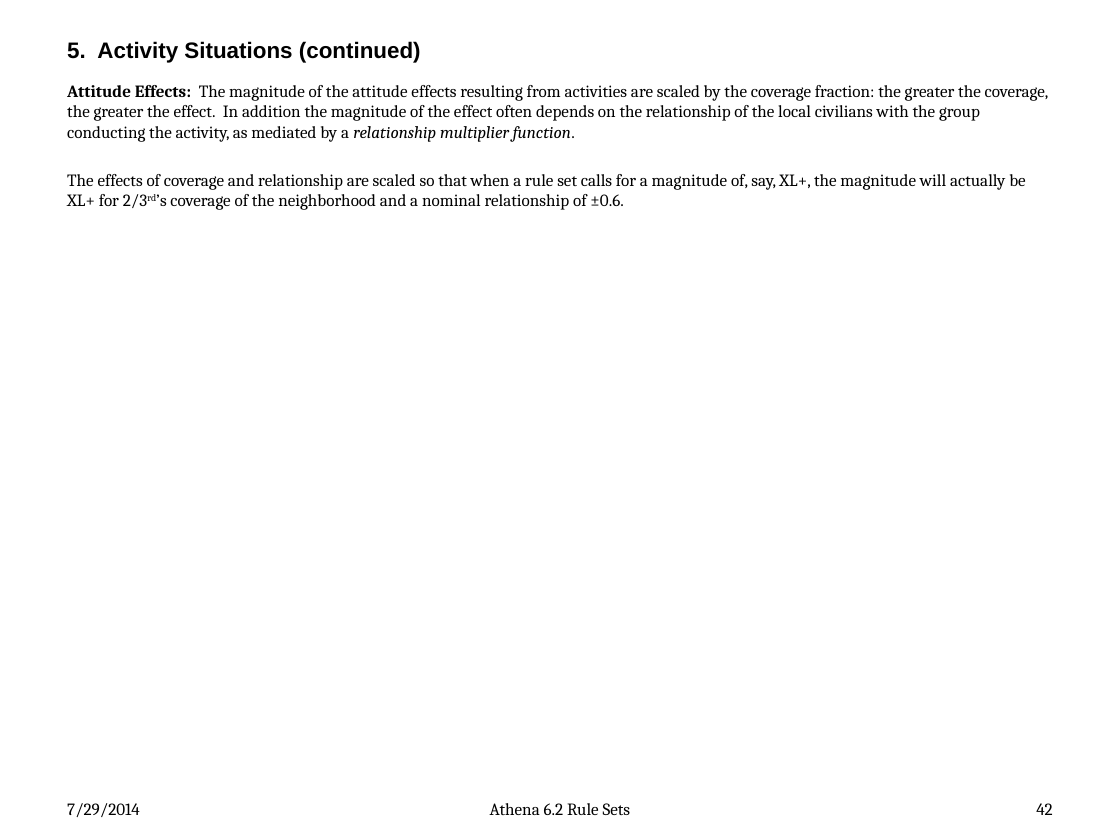
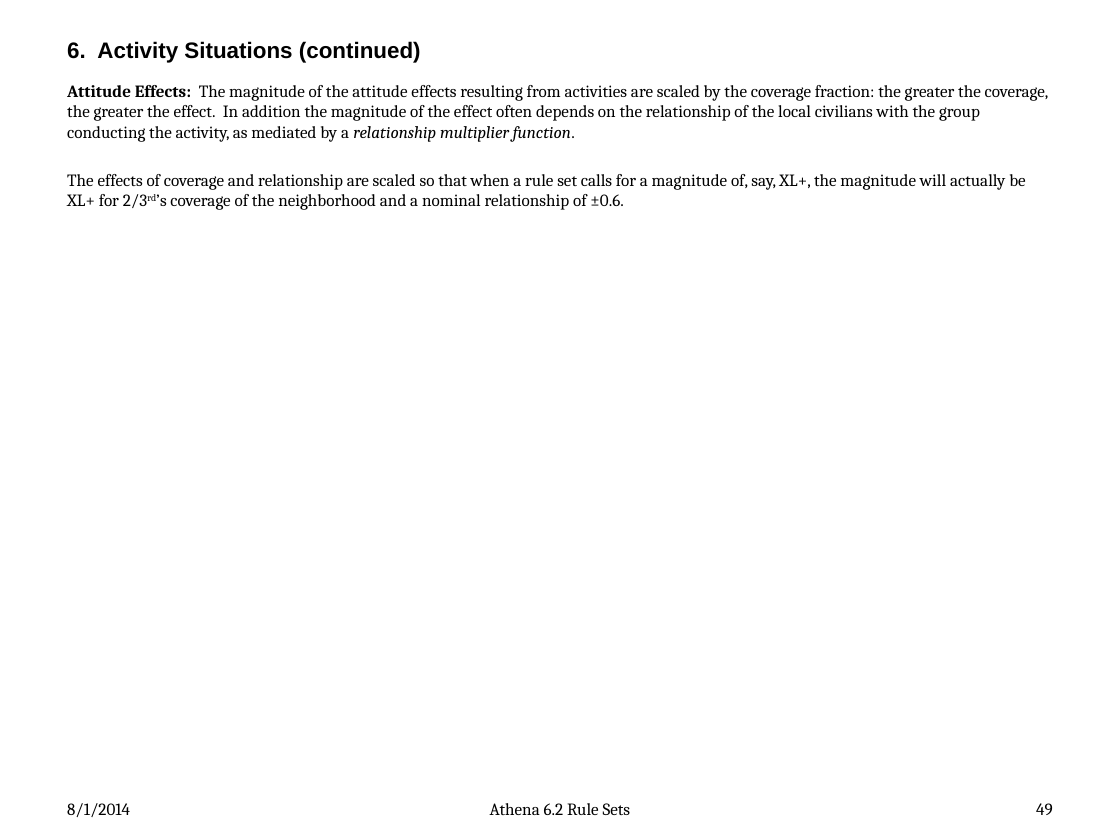
Before and after one commit to AthenaModel/athena-legacy, a slide deck: slide 49 of docs/dev/rules.pptx (slide 42 before the commit). Drawn at 1120x840 pixels with LibreOffice and Linux fonts; fonts in the diff are those of the drawing. Boxes give left, top, right and bottom in pixels: in the first picture for what was removed or moved away, otherwise in the second. Text is boxed around its words. In the diff, an @@ line names an element or a change of style, - is before the commit and + after.

```diff
--- a/docs/dev/rules.pptx
+++ b/docs/dev/rules.pptx
@@ title at box(67, 41, 421, 63): text changed @@
-5. Activity Situations (continued)
+6. Activity Situations (continued)
@@ text at box(67, 803, 130, 817): text changed @@
-7/29/2014
+8/1/2014
@@ page number at box(1036, 803, 1053, 815): text changed @@
-42
+49
```
Also in this commit, not shown: 72 other slides changed, 7 slides added, 6 other files.
